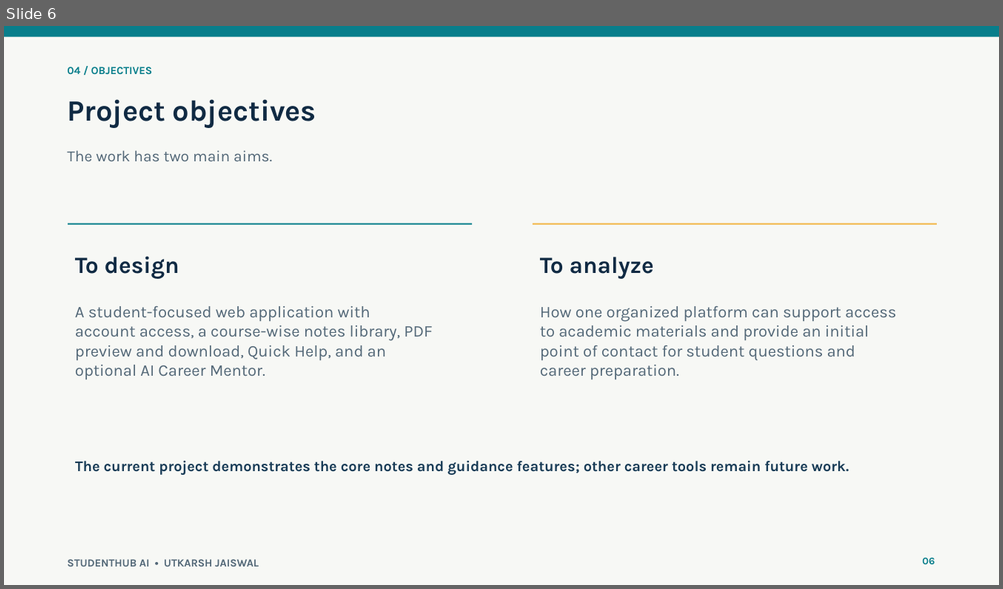
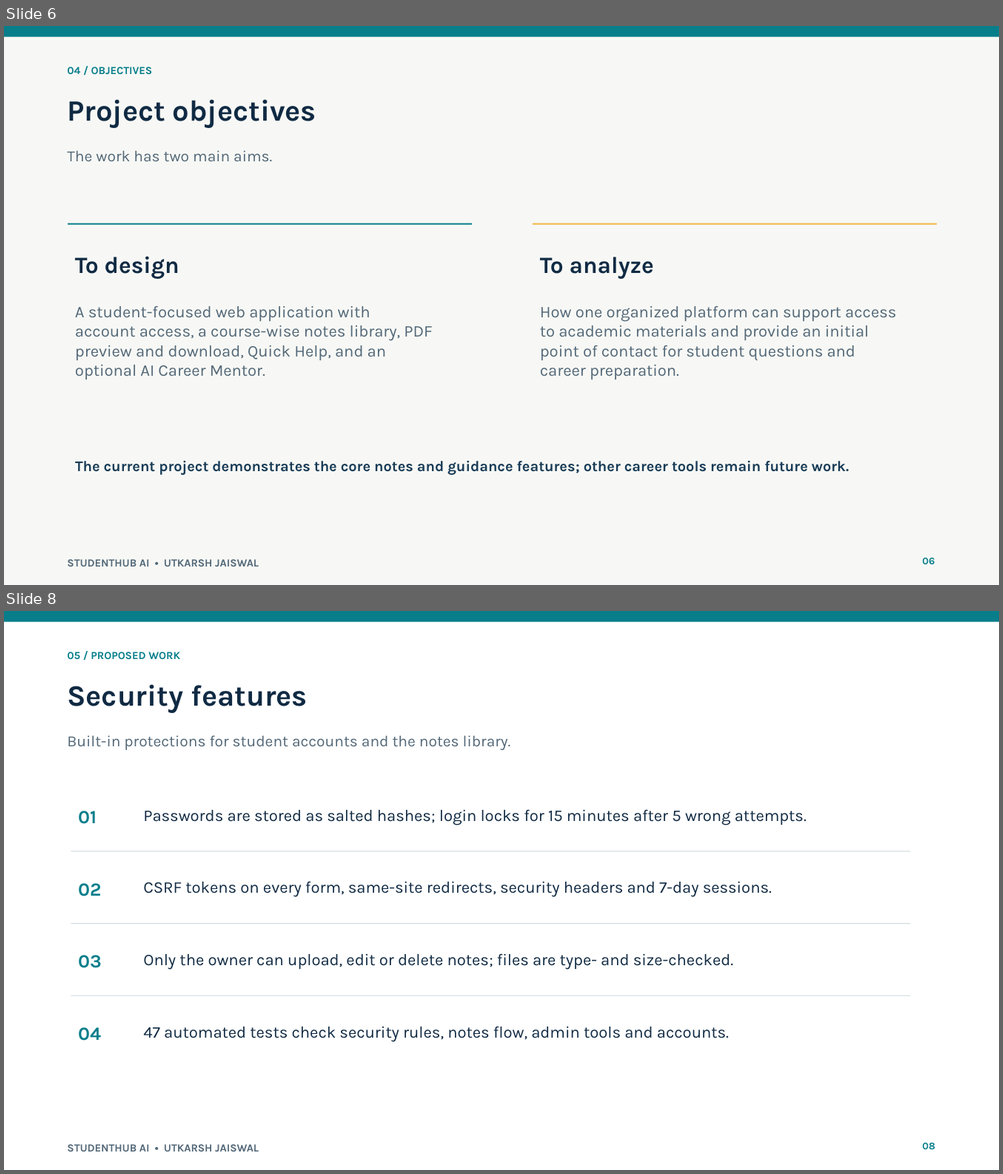
Before and after one commit to utkarshjaiswal001/StudentHubAI, a slide deck: output/StudentHub_Project_Presentation_Updated.pptx. Shown one above the other, each under a label of ours: slide 6 before the commit, slides 6 and 8 after it; the slides between them are not shown. The pictures are 1003x589 and 1003x1174 pixels, drawn with LibreOffice and Linux fonts; fonts in the diff are those of the drawing. Boxes give left, top, right and bottom in pixels: in the first picture for what was removed or moved away, otherwise in the second. Text is boxed around its words. In the diff, an @@ line names an element or a change of style, - is before the commit and + after.

```diff
--- a/output/StudentHub_Project_Presentation_Updated.pptx
+++ b/output/StudentHub_Project_Presentation_Updated.pptx
@@ slide 8 added at (4, 611, 999, 1170), background #FFFFFF @@
@@ rectangle added at (4, 611, 999, 622), fill #087E8B @@
@@ text added at (67, 652, 180, 659), 10.5 pt, text #087E8B, bold @@
+05 / PROPOSED WORK
@@ text added at (67, 684, 307, 713), 28.5 pt, text #102A43, bold @@
+Security features
@@ text added at (67, 735, 511, 750), 15 pt, text #526777 @@
+Built-in protections for student accounts and the notes library.
@@ text added at (143, 809, 806, 826), 15.8 pt, text #102A43 @@
+Passwords are stored as salted hashes; login locks for 15 minutes after 5 wrong attempts.
@@ text added at (78, 811, 96, 824), 18 pt, text #087E8B, bold @@
+01
@@ rectangle added at (71, 851, 910, 852), fill #CCD9DC @@
@@ text added at (78, 883, 101, 897), 18 pt, text #087E8B, bold @@
+02
@@ text added at (143, 881, 771, 897), 15.8 pt, text #102A43 @@
+CSRF tokens on every form, same-site redirects, security headers and 7-day sessions.
@@ rectangle added at (71, 923, 910, 924), fill #CCD9DC @@
@@ text added at (78, 955, 102, 968), 18 pt, text #087E8B, bold @@
+03
@@ text added at (143, 954, 733, 970), 15.8 pt, text #102A43 @@
+Only the owner can upload, edit or delete notes; files are type- and size-checked.
@@ rectangle added at (71, 996, 910, 997), fill #CCD9DC @@
@@ text added at (78, 1028, 101, 1041), 18 pt, text #087E8B, bold @@
+04
@@ text added at (143, 1026, 728, 1042), 15.8 pt, text #102A43 @@
+47 automated tests check security rules, notes flow, admin tools and accounts.
@@ text added at (922, 1143, 934, 1150), 9.8 pt, text #087E8B, bold @@
+08
@@ text added at (67, 1145, 259, 1152), 10.5 pt, text #526777, bold @@
+STUDENTHUB AI • UTKARSH JAISWAL
```
Also in this commit, not shown: 4 slides changed.
